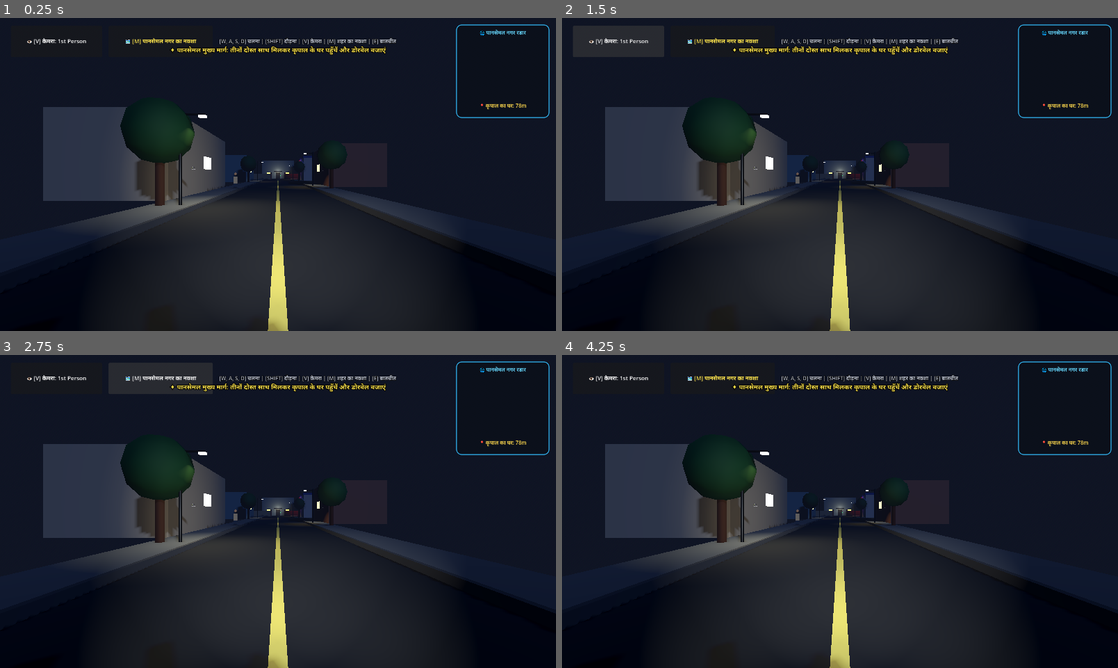
Above: before the commit, frames 1-4 (two rows, left to right).
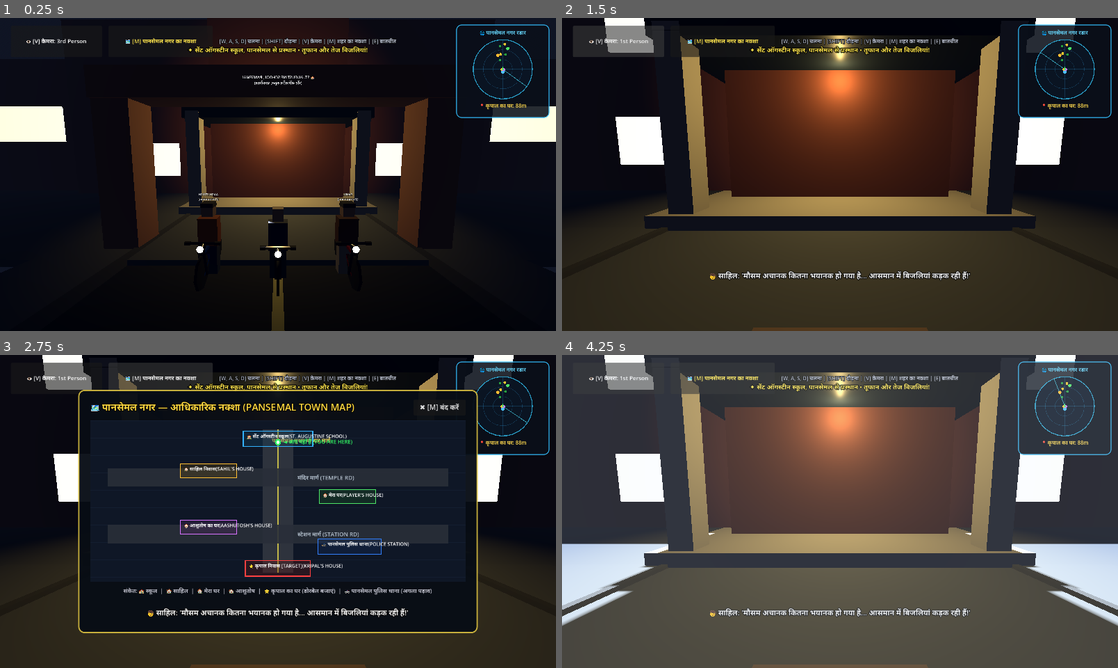
Above: after the commit, the same moments.

Repository: Sahil13092008/HorrorMission
Game: Godot game, scene res://scenes/street_to_kripal.tscn
Same seed, same stepped clock (60 frames per second), same inputs: the game is played once before the commit and once after it. This scene is started directly instead of the project's main scene. Sound files missing from this copy of the repository are replaced by a short silence.
Inputs (mouse positions are in pixels of both pictures, inside the frame that each line leads up to):
- Up to frame 1 (0.25 s): no input
- Up to frame 2 (1.5 s): tap Enter at 0.5, 0.6 s; move the mouse to (962, 158) at 0.52 s; hold Right (ui_right) 0.53-1.25 s; click (962, 158) at 0.67 s; tap Space at 0.77, 1.07 s; tap E at 0.8 s; click "👁️ [V] कैमरा: 1st Person" (after the commit: "👁️ [V] कैमरा: 3rd Person") at 1.25 s
- Up to frame 3 (2.75 s): click "🗺️ [M] पानसेमल नगर का नक्शा" at 2 s
- Up to frame 4 (4.25 s): click (1001, 408) at 2.75 s, where only the run after the commit has a clickable "✖ [M] बंद करें"; tap Space at 3.5 s; drag from (728, 527) to (812, 574) at 3.52 s

The runs differ from the first frame. In frame 1, 42% of the frame differs, in the area x 0-100%, y 4-100%; in frame 2, 62%; in frame 3, 39%; in frame 4, 90%, in the area x 0-100%, y 0-100%.
Error before the commit: Parse Error: Expected closing ")" after call arguments. (res://scripts/street_to_kripal.gd:250)

Commit message:
Fix parse error in street_to_kripal.gd, add audio imports, and add cinematic camera looking at school exit

Diff:
--- a/scripts/bhangarh_ruins.gd
+++ b/scripts/bhangarh_ruins.gd
@@ -120,6 +120,12 @@
 		camera_pivot.rotation.x = clamp(camera_pivot.rotation.x, deg_to_rad(-65), deg_to_rad(75))
 
 	if event is InputEventKey and event.pressed:
+		# Advance Chapter Card with Space or Enter
+		if chapter_card and chapter_card.visible:
+			if event.keycode in [KEY_SPACE, KEY_ENTER]:
+				on_continue_clicked()
+				return
+
 		# Toggle 1st / 3rd Person View with Key V
 		if event.keycode == KEY_V and is_control_active and not is_jumpscare_triggered:
 			toggle_view()
@@ -135,8 +141,11 @@
 			else:
 				Input.mouse_mode = Input.MOUSE_MODE_CAPTURED
 
-	# Click to recapture mouse
+	# Click to advance Chapter Card or recapture mouse
 	if event is InputEventMouseButton and event.pressed and event.button_index == MOUSE_BUTTON_LEFT:
+		if chapter_card and chapter_card.visible:
+			on_continue_clicked()
+			return
 		if is_control_active and Input.mouse_mode != Input.MOUSE_MODE_CAPTURED and not is_jumpscare_triggered:
 			Input.mouse_mode = Input.MOUSE_MODE_CAPTURED
 
--- a/scripts/street_to_kripal.gd
+++ b/scripts/street_to_kripal.gd
@@ -237,7 +237,12 @@
 	cutscene_active = true
 	objective_banner.text = "✦ सेंट ऑगस्टीन स्कूल, पानसेमल से प्रस्थान • तूफान और तेज बिजलियां!"
 
-	# Initial lightning strike illuminates St. Augustine School
+	# Cinematic camera: in front of boys looking back at St. Augustine School!
+	visual_model.visible = true
+	camera.position = Vector3(0, 1.35, -4.6)
+	camera.rotation_degrees = Vector3(-6.0, 180.0, 0.0)
+
+	# Initial lightning strike illuminates St. Augustine School in background
 	await get_tree().create_timer(0.4).timeout
 	trigger_lightning(true)
 
@@ -247,7 +252,7 @@
 		voice_audio.stop()
 		voice_audio.stream = stream_sahil_warning
 		voice_audio.play()
-	show_subtitle("👦 साहिल: "मौसम अचानक कितना भयानक हो गया है... आसमान में बिजलियां कड़क रही हैं!"", 3.2)
+	show_subtitle("👦 साहिल: 'मौसम अचानक कितना भयानक हो गया है... आसमान में बिजलियां कड़क रही हैं!'", 3.2)
 
 	# Aashutosh urgency
 	await get_tree().create_timer(3.4).timeout
@@ -255,7 +260,7 @@
 		voice_audio.stop()
 		voice_audio.stream = stream_aashu_hurry
 		voice_audio.play()
-	show_subtitle("👓 आशुतोष: "हाँ भाई, जल्दी साइकिल पे बैठो! तूफान आने से पहले कृपाल के घर पहुँचना है!"", 3.5)
+	show_subtitle("👓 आशुतोष: 'हाँ भाई, जल्दी साइकिल पे बैठो! तूफान आने से पहले कृपाल के घर पहुँचना है!'", 3.5)
 
 	# Player gives go signal
 	await get_tree().create_timer(3.7).timeout
@@ -263,9 +268,16 @@
 		voice_audio.stop()
 		voice_audio.stream = stream_player_go
 		voice_audio.play()
-	show_subtitle("👤 खिलाड़ी: "चलो भाइयो, तेजी से साइकिल चलाओ! [W, A, S, D से साइकिल चलाएं | B से घंटी बजाएं]"", 3.2)
-
-	await get_tree().create_timer(3.2).timeout
+	show_subtitle("👤 खिलाड़ी: 'चलो भाइयो, तेजी से साइकिल चलाओ! [W, A, S, D से साइकिल चलाएं | B से घंटी बजाएं]'", 3.2)
+
+	await get_tree().create_timer(2.6).timeout
+
+	# Smooth camera sweep to 3rd person riding position behind the player
+	var cam_tw = create_tween().set_parallel(true)
+	cam_tw.tween_property(camera, "position", Vector3(0, 0.75, 3.4), 1.4).set_trans(Tween.TRANS_QUAD).set_ease(Tween.EASE_IN_OUT)
+	cam_tw.tween_property(camera, "rotation_degrees", Vector3.ZERO, 1.4).set_trans(Tween.TRANS_QUAD)
+
+	await cam_tw.finished
 	cutscene_active = false
 	objective_banner.text = "🚲 मिशन: तीनों दोस्त साइकिल से कृपाल के घर की ओर बढ़ें [W, A, S, D | SHIFT तेज | B घंटी]"
 
@@ -360,11 +372,12 @@
 		tw_ui.tween_property(lightning_flash_ui, "color:a", flash_alpha * 0.8, 0.08)
 		tw_ui.tween_property(lightning_flash_ui, "color:a", 0.0, 0.45).set_ease(Tween.EASE_OUT)
 
-	if is_close and camera:
+	if is_close and camera and not cutscene_active:
+		var base_y = camera.position.y
 		var cam_tw = create_tween()
-		cam_tw.tween_property(camera, "position:y", 0.08, 0.04)
-		cam_tw.tween_property(camera, "position:y", -0.06, 0.04)
-		cam_tw.tween_property(camera, "position:y", 0.0, 0.08)
+		cam_tw.tween_property(camera, "position:y", base_y + 0.08, 0.04)
+		cam_tw.tween_property(camera, "position:y", base_y - 0.06, 0.04)
+		cam_tw.tween_property(camera, "position:y", base_y, 0.08)
 
 	await tw.finished
 	is_lightning_flashing = false
Not shown, added: audio/cycle_bell.wav.import
Not shown, added: audio/cycle_riding.wav.import
Not shown, added: audio/storm_aashu_hurry.mp3.import
Not shown, added: audio/storm_player_go.mp3.import
Not shown, added: audio/storm_rain_wind.wav.import
Not shown, added: audio/storm_sahil_warning.mp3.import
Not shown, added: audio/thunder_distant.wav.import
Not shown, added: audio/thunder_strike.wav.import
